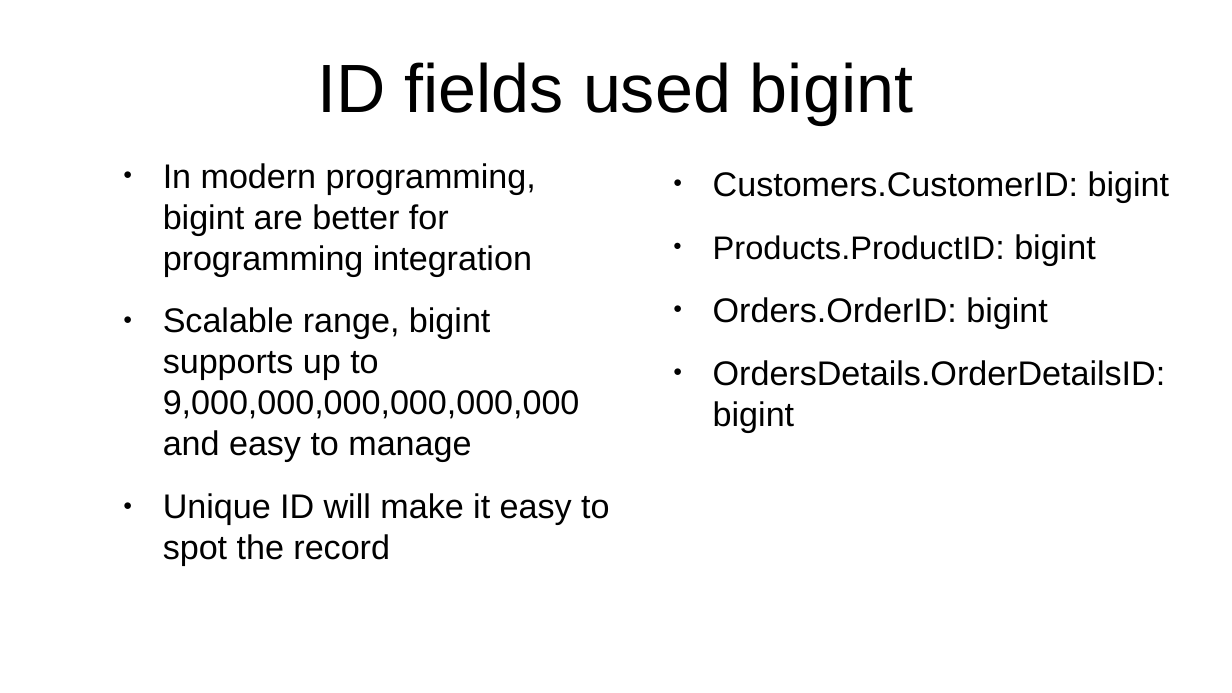
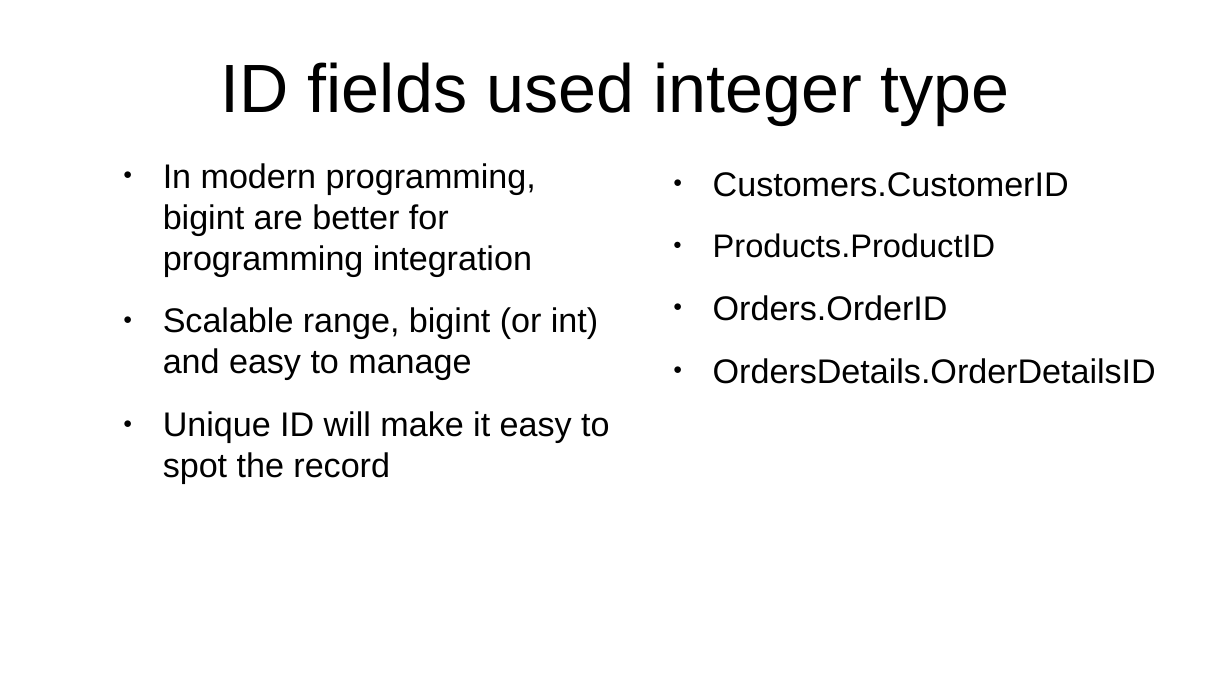
Before and after one commit to philchan2008/customerOrderDatabase, a slide deck: slide 4 of Presentation.odp. Drawn at 1232x693 pixels with LibreOffice and Linux fonts; fonts in the diff are those of the drawing. Boxes give left, top, right and bottom in pixels: in the first picture for what was removed or moved away, otherwise in the second. Text is boxed around its words. In the diff, an @@ line names an element or a change of style, - is before the commit and + after.

Commit message:
+ added async trigger update on AccountBal and StockQty + Split address into separated table * use Money type instead of decimal(18,2) to prevent rounding issue, i.e. 10/3 => 3.33333 * update creditdebigflag into +1, -1 for easier calculation + add checking on price, stockqty which must be >= 0 * changed reporting stored procedure to table function to replace sp and views * aligned TransactionXXX field name + added service broker checking SQL

```diff
--- a/Presentation.odp
+++ b/Presentation.odp
@@ title at box(221, 62, 1010, 125): text changed @@
-ID fields used bigint
+ID fields used integer type
@@ text at box(713, 172, 1156, 384): text changed @@
-● Customers.CustomerID: bigint
-● Products.ProductID: bigint
-● Orders.OrderID: bigint
-● OrdersDetails.OrderDetailsID: bigint
+● Customers.CustomerID
+● Products.ProductID
+● Orders.OrderID
+● OrdersDetails.OrderDetailsID
@@ text at box(163, 307, 598, 380): text changed @@
-● Scalable range, bigint supports up to 9,000,000,000,000,000,000 and easy to manage
+● Scalable range, bigint (or int) and easy to manage
```
Also in this commit, not shown: 8 other slides changed, 5 slides added, 7 slides removed, 8 other files.
